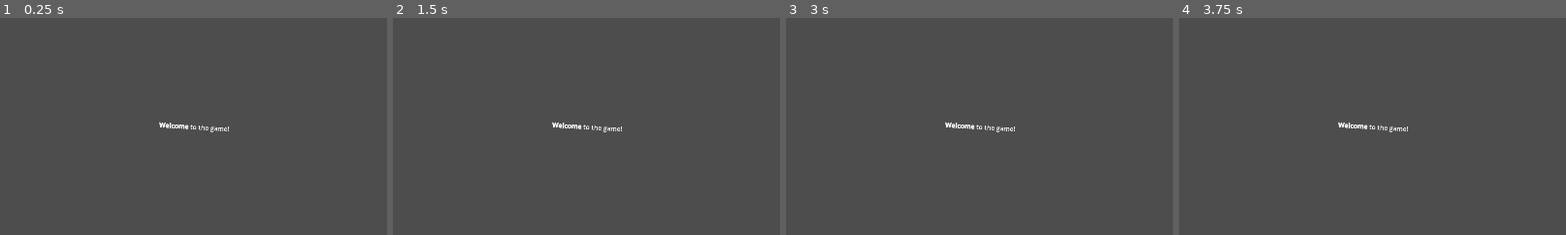
Above: before the commit, frames 1-4 (left to right).
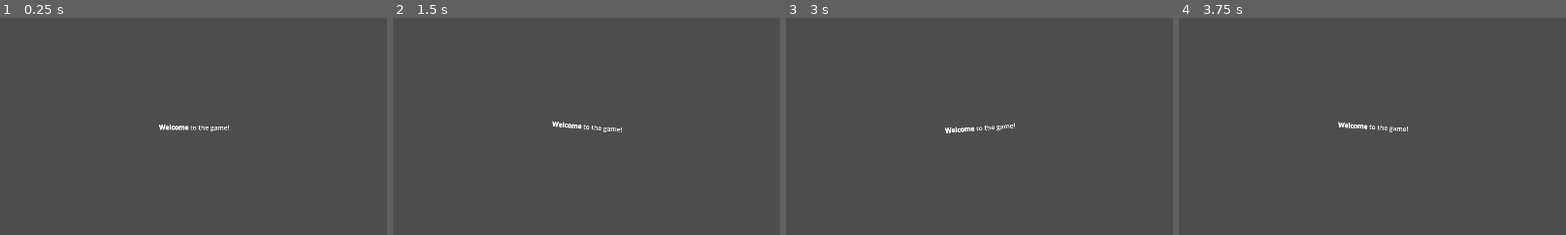
Above: after the commit, the same moments.

Repository: JoeyPL5/trigamedev-monthly-5
Game: Godot game, scene res://Scenes/GameRoot.tscn
Two runs of this game, one before a commit and one after it. Both use one fixed random seed, a clock stepped at 60 frames per second and the inputs below.
Inputs:
- Up to frame 1 (0.25 s): no input
- Up to frame 2 (1.5 s): no input
- Up to frame 3 (3 s): no input
- Up to frame 4 (3.75 s): no input
The pictures show only the part of the screen within x 24-74%, y 25-75%; the shares and areas given below are measured in that part.

The runs differ from the first frame. In frame 1, 0.3% of the frame differs, in the area x 41-60%, y 47-53%; in frame 2, 0.2%; in frame 3, 0.4%, in the area x 41-60%, y 47-54%; in frame 4, less than 0.1%.

Commit message:
autoload animation

Diff:
--- a/TriGameDevMontlyGameJam5/destruction-jam-game/Scenes/GameRoot.tscn
+++ b/TriGameDevMontlyGameJam5/destruction-jam-game/Scenes/GameRoot.tscn
@@ -35,7 +35,7 @@
 offset_bottom = 13.0
 grow_horizontal = 2
 grow_vertical = 2
-rotation = 0.057485994
+rotation = -0.07679449
 pivot_offset_ratio = Vector2(0.5, 0.5)
 bbcode_enabled = true
 text = "[b]Welcome[/b] to the game!"
@@ -43,3 +43,4 @@
 
 [node name="AnimationPlayer" type="AnimationPlayer" parent="WelcomeText" unique_id=1469082914]
 libraries/ = SubResource("AnimationLibrary_rqi4g")
+autoplay = &"WelcomeSpin"
